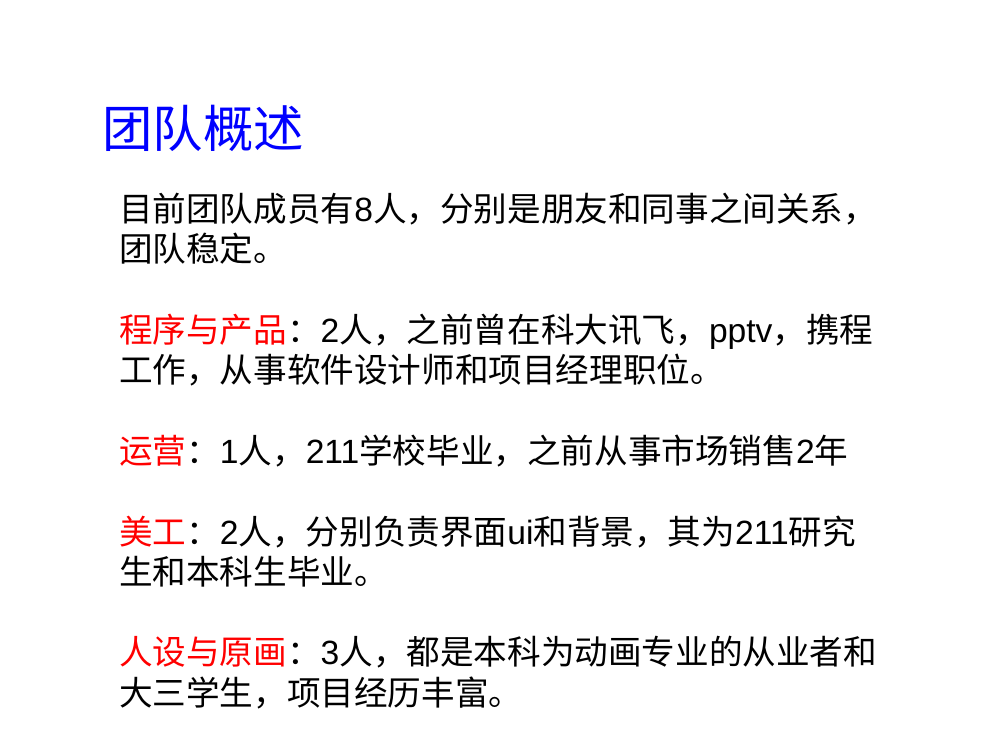
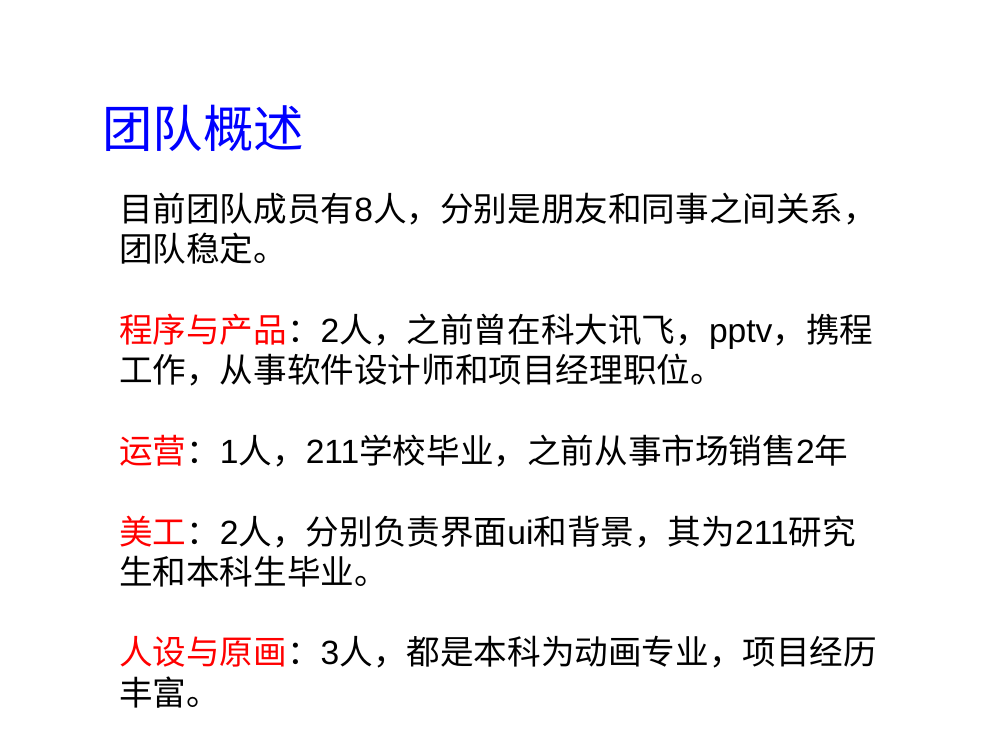
Before and after one commit to sx1989827/teambition, a slide deck: slide 3 of document/商业计划书.ppt. Drawn at 1008x756 pixels with LibreOffice and Linux fonts; fonts in the diff are those of the drawing. Boxes give left, top, right and bottom in pixels: in the first picture for what was removed or moved away, otherwise in the second. Text is boxed around its words. In the diff, an @@ line names an element or a change of style, - is before the commit and + after.

```diff
--- a/document/商业计划书.ppt
+++ b/document/商业计划书.ppt
@@ text at (119,635,877,708): text changed @@
-人设与原画：3人，都是本科为动画专业的从业者和大三学生，项目经历丰富。
+人设与原画：3人，都是本科为动画专业，项目经历丰富。
```
Also in this commit, not shown: 11 slides added.
